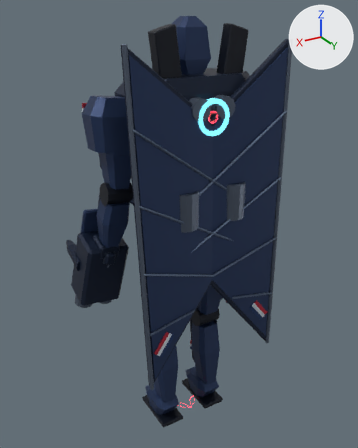
The glTF model public/assets/models/combat/m01.glb as it was, and as the next commit left it.
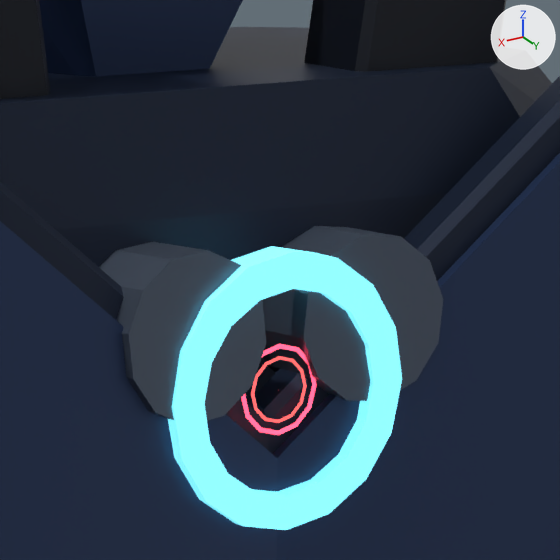
The first picture shows the older version from a camera (50 mm lens) standing at (3.5, 5.57, 6.13) and looking at (-0.61, -1.28, 2.7). The close-ups show the older and then the newer version on the part from 49% to 70% of the width and 14% to 31% of the height of that picture. Only the edits that show in the close-ups are written down. The lights are fixed; the arrows at upper right show +X, +Y and +Z. Where no turn or scale is listed for an object, it has been applied to the vertices. Vertices at exactly the same position are counted once.

In view in the first close-up: 'Export_cast_dish_cyan', 'Export_chest_dark', 'Export_chest_shade', 'Export_fx_atk_tell_fx_accent', 'Export_fx_atk_tell_fx_color', 'Export_head_armor', 'Export_wing_l_armor', 'Export_wing_l_shade', 'Export_wing_l_steel', 'Export_wing_r_armor', 'Export_wing_r_shade', 'Export_wing_r_steel'.
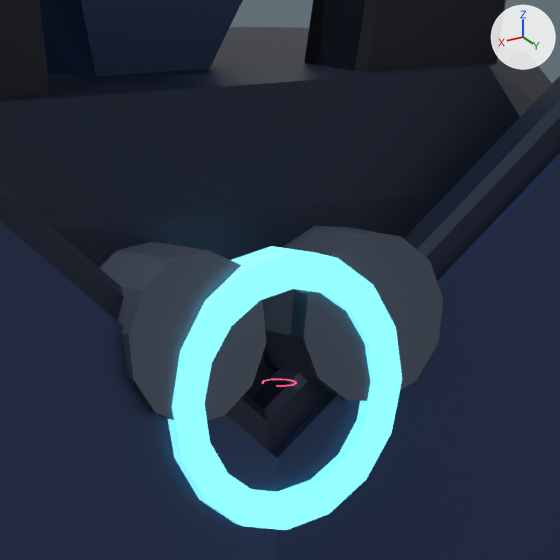
ob_fx_atk_tell is not drawn itself; it is the parent of ob_export_fx_atk_tell_fx_accent.

Changed parts and their boxes (x1, y1, x2, y2) in the close-ups (560 x 560 px):
'Export_fx_atk_tell_fx_accent', reshaped, rescaled, turned
    before: (241, 344, 317, 435)
    after: (262, 379, 296, 386)
'Export_fx_atk_tell_fx_color', deleted
    before: (251, 356, 307, 423)

Edits to the bpy script that builds the scene:
```text
Change me_export_fx_atk_tell_fx_accent:
    used by ob_export_fx_atk_tell_fx_accent; parent = ob_fx_atk_tell; location = (0.0, 0.0, 0.0)
    remove me_export_fx_atk_tell_fx_accent.from_pydata(...)  # 48 vertices, 96 faces; spans x -0.93..0.93, y -0.01..0.01, z -0.93..0.93
    add me_export_fx_atk_tell_fx_accent.from_pydata(...)  # 144 vertices, 216 faces; spans x -0.45..0.43, y -0.45..0.45, z 0.18..0.19
    me_export_fx_atk_tell_fx_accent part 1: the whole mesh is rebuilt
Change ob_fx_atk_tell:
    ob_fx_atk_tell.rotation_euler: (0.0, 0.013, 0.0) -> (0.0, 0.0, 0.0)  # degrees (0, 0.7, 0) -> degrees (0, 0, 0)
    ob_fx_atk_tell.scale: (0.0818, 0.0818, 0.0818) -> (0.0632, 0.0632, 0.0632)
Remove ob_export_fx_atk_tell_fx_color:
    ob_export_fx_atk_tell_fx_color = bpy.data.objects.new('Export_fx_atk_tell_fx_color', me_export_fx_atk_tell_fx_color)
    ob_export_fx_atk_tell_fx_color.location = (0.0, 0.55, 4.93)
```
